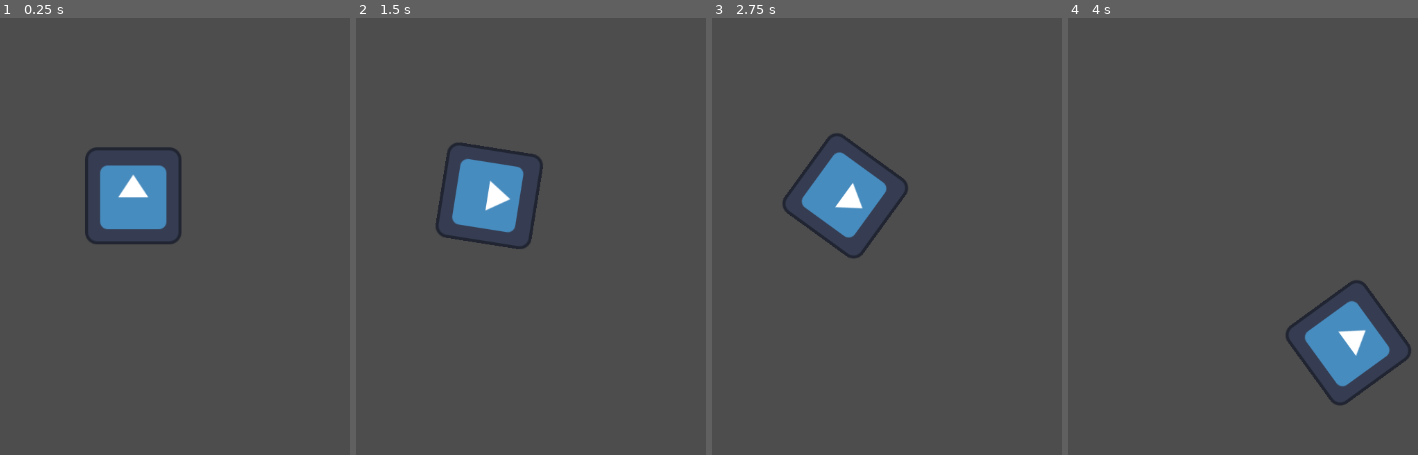
Above: before the commit, frames 1-4 (left to right).
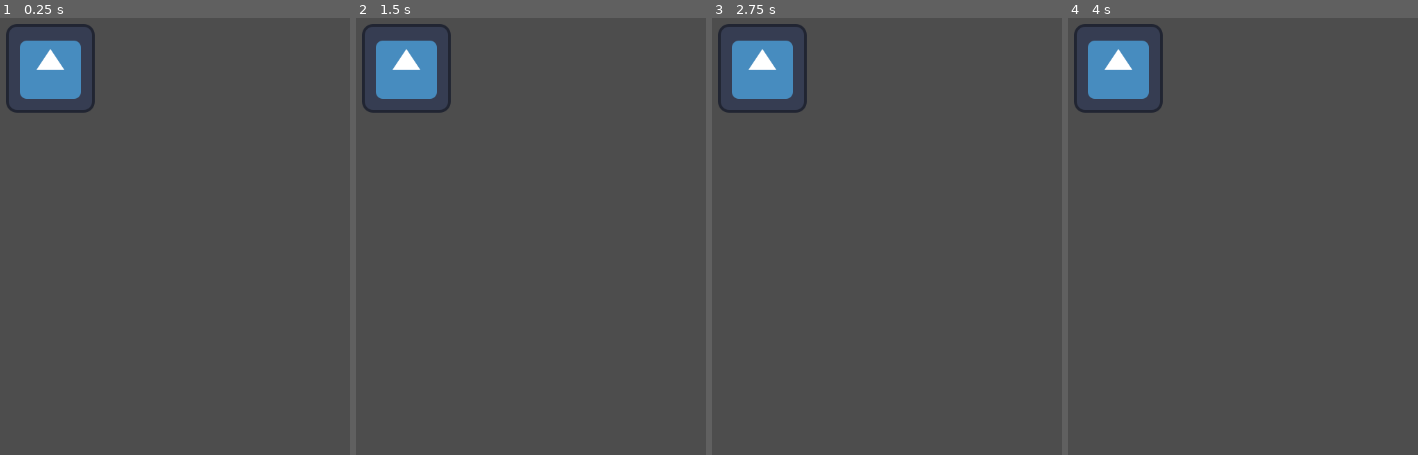
Above: after the commit, the same moments.

Repository: QNguyen25/Scripting
Game: Godot game, scene res://main.tscn
Two runs of this game, one before a commit and one after it. Both use one fixed random seed, a clock stepped at 60 frames per second and the inputs below. Before the commit the project starts from res://sprite2d.tscn. The engine's default icon, where the game draws it, is replaced by a stand-in: a white triangle on a blue panel in a dark square.
Inputs:
- Up to frame 1 (0.25 s): no input
- Up to frame 2 (1.5 s): tap Enter at 0.5 s; hold D (right) 0.53-1.28 s; hold A (left) from 1.28 s (still down)
- Up to frame 3 (2.75 s): release A (left) at 2.03 s; hold D (right) from 2.03 s (still down)
- Up to frame 4 (4 s): release D (right) at 2.78 s; hold W (up) 2.78-3.53 s; hold A (left) from 3.53 s (still down)

The runs differ from the first frame. In frame 1, 6.6% of the frame differs, in the area x 1-52%, y 1-52%; in frame 2, 6.6%; in frame 3, 6.6%; in frame 4, 6.6%, in the area x 1-98%, y 1-89%.

Commit message:
added player and collectable

Diff:
--- /dev/null
+++ b/collectable.gd
@@ -0,0 +1,7 @@
+extends StaticBody2D
+
+
+func _on_area_2d_body_shape_entered(body_rid, body, body_shape_index, local_shape_index):
+	if body.name == "player":
+		#body.increase_score()
+		queue_free()
--- /dev/null
+++ b/collectable.tscn
@@ -0,0 +1,17 @@
+[gd_scene load_steps=3 format=3 uid="uid://dvjn162j3k55"]
+
+[ext_resource type="Script" path="res://collectable.gd" id="1_q44p4"]
+
+[sub_resource type="RectangleShape2D" id="RectangleShape2D_k54fi"]
+
+[node name="CollisionShape2D" type="StaticBody2D"]
+script = ExtResource("1_q44p4")
+
+[node name="Sprite2D" type="Sprite2D" parent="."]
+
+[node name="Area2D" type="Area2D" parent="."]
+
+[node name="CollisionShape2D" type="CollisionShape2D" parent="Area2D"]
+shape = SubResource("RectangleShape2D_k54fi")
+
+[connection signal="body_shape_entered" from="Area2D" to="." method="_on_area_2d_body_shape_entered"]
--- /dev/null
+++ b/main.tscn
@@ -0,0 +1,15 @@
+[gd_scene load_steps=3 format=3 uid="uid://cjm47rv6nofd8"]
+
+[ext_resource type="PackedScene" uid="uid://vnqmbtrl7gdp" path="res://player.tscn" id="1_0vy6i"]
+[ext_resource type="PackedScene" uid="uid://dvjn162j3k55" path="res://collectable.tscn" id="2_6f048"]
+
+[node name="main" type="Node2D"]
+
+[node name="Player" parent="." instance=ExtResource("1_0vy6i")]
+position = Vector2(436, 90)
+
+[node name="Collectable" parent="." instance=ExtResource("2_6f048")]
+position = Vector2(217, 228)
+
+[node name="Collectable2" parent="." instance=ExtResource("2_6f048")]
+position = Vector2(672, 236)
--- /dev/null
+++ b/player.tscn
@@ -0,0 +1,16 @@
+[gd_scene load_steps=3 format=3 uid="uid://vnqmbtrl7gdp"]
+
+[ext_resource type="Texture2D" uid="uid://3i2p8cc6vlxn" path="res://icon.svg" id="1_sgvir"]
+
+[sub_resource type="RectangleShape2D" id="RectangleShape2D_x1lq0"]
+size = Vector2(127.5, 128)
+
+[node name="Player" type="CharacterBody2D"]
+
+[node name="Sprite2D" type="Sprite2D" parent="."]
+
+[node name="Icon" type="Sprite2D" parent="."]
+texture = ExtResource("1_sgvir")
+
+[node name="CollisionShape2D" type="CollisionShape2D" parent="."]
+shape = SubResource("RectangleShape2D_x1lq0")
--- a/project.godot
+++ b/project.godot
@@ -11,7 +11,7 @@
 [application]
 
 config/name="Scripting"
-run/main_scene="res://sprite2d.tscn"
+run/main_scene="res://main.tscn"
 config/features=PackedStringArray("4.2", "Forward Plus")
 config/icon="res://icon.svg"
 
--- a/sprite2d.gd
+++ b/sprite2d.gd
@@ -1,4 +1,4 @@
-extends Sprite2D
+extends CharacterBody2D
 
 var speed = 400.0
 var angular_speed = PI
